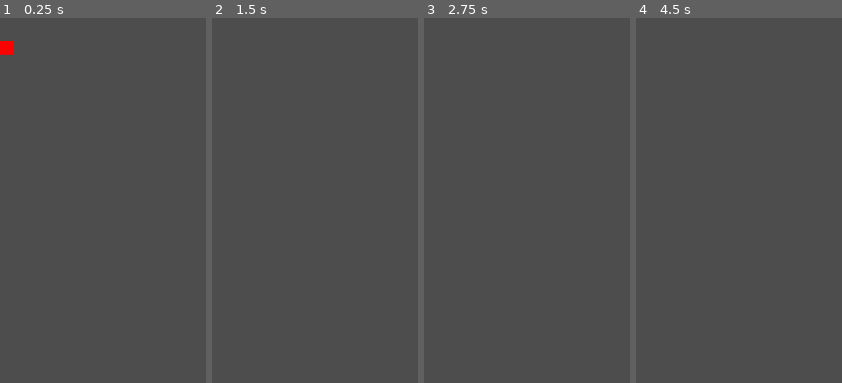
Above: before the commit, frames 1-4 (left to right).
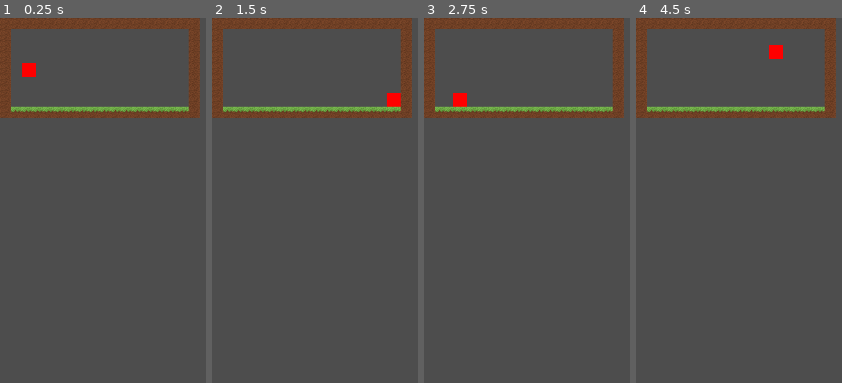
Above: after the commit, the same moments.

Repository: comedy01/blockgame
Game: Godot game, scene res://main.tscn
The game is run twice, just before and just after one commit, with the same random seed, the same clock (stepped at 60 frames per second) and the same inputs.
Inputs:
- Up to frame 1 (0.25 s): no input
- Up to frame 2 (1.5 s): tap Enter (ui_accept) at 0.5, 0.77 s; hold Right (ui_right) from 0.53 s (still down)
- Up to frame 3 (2.75 s): tap Enter (ui_accept) at 1.52 s; release Right (ui_right) at 2.03 s; hold Left (ui_left) from 2.03 s (still down)
- Up to frame 4 (4.5 s): release Left (ui_left) at 2.78 s; hold Right (ui_right) 2.78-4.28 s; tap Enter (ui_accept) at 3.02, 3.77, 4.25 s; hold Left (ui_left) from 4.28 s (still down)

The runs differ from the first frame. In frame 1, 8.5% of the frame differs, in the area x 0-98%, y 0-28%; in frame 2, 8.4%; in frame 3, 8.4%; in frame 4, 8.4%.

Commit message:
added tileset and tilemap

Diff:
--- a/main.tscn
+++ b/main.tscn
@@ -1,8 +1,50 @@
-[gd_scene load_steps=2 format=3 uid="uid://cljo3v1xi128a"]
+[gd_scene load_steps=5 format=3 uid="uid://cljo3v1xi128a"]
 
 [ext_resource type="PackedScene" uid="uid://vb3pn4biopt0" path="res://Player.tscn" id="1_ldb78"]
+[ext_resource type="Texture2D" uid="uid://1w5pmardxtlp" path="res://tileset.png" id="2_yxflm"]
+
+[sub_resource type="TileSetAtlasSource" id="TileSetAtlasSource_r5xb0"]
+texture = ExtResource("2_yxflm")
+0:0/0 = 0
+0:0/0/physics_layer_0/linear_velocity = Vector2(0, 0)
+0:0/0/physics_layer_0/angular_velocity = 0.0
+0:0/0/physics_layer_0/polygon_0/points = PackedVector2Array(-8, -8, 8, -8, 8, 8, -8, 8)
+1:0/0 = 0
+1:0/0/physics_layer_0/linear_velocity = Vector2(0, 0)
+1:0/0/physics_layer_0/angular_velocity = 0.0
+1:0/0/physics_layer_0/polygon_0/points = PackedVector2Array(-8, -8, 8, -8, 8, 8, -8, 8)
+2:0/0 = 0
+2:0/0/physics_layer_0/linear_velocity = Vector2(0, 0)
+2:0/0/physics_layer_0/angular_velocity = 0.0
+2:0/0/physics_layer_0/polygon_0/points = PackedVector2Array(-8, -8, 8, -8, 8, 8, -8, 8)
+3:0/0 = 0
+3:0/0/physics_layer_0/linear_velocity = Vector2(0, 0)
+3:0/0/physics_layer_0/angular_velocity = 0.0
+3:0/0/physics_layer_0/polygon_0/points = PackedVector2Array(-8, -8, 8, -8, 8, 8, -8, 8)
+4:0/0 = 0
+4:0/0/physics_layer_0/linear_velocity = Vector2(0, 0)
+4:0/0/physics_layer_0/angular_velocity = 0.0
+4:0/0/physics_layer_0/polygon_0/points = PackedVector2Array(-8, -8, 8, -8, 8, 8, -8, 8)
+5:0/0 = 0
+5:0/0/physics_layer_0/linear_velocity = Vector2(0, 0)
+5:0/0/physics_layer_0/angular_velocity = 0.0
+5:0/0/physics_layer_0/polygon_0/points = PackedVector2Array(-8, -8, 8, -8, 8, 8, -8, 8)
+9:0/0 = 0
+9:0/0/physics_layer_0/linear_velocity = Vector2(0, 0)
+9:0/0/physics_layer_0/angular_velocity = 0.0
+
+[sub_resource type="TileSet" id="TileSet_coyn0"]
+physics_layer_0/collision_layer = 1
+sources/0 = SubResource("TileSetAtlasSource_r5xb0")
 
 [node name="Node" type="Node"]
 
 [node name="CharacterBody2D" parent="." instance=ExtResource("1_ldb78")]
-position = Vector2(10, 10)
+position = Vector2(42, 42)
+
+[node name="TileMap" type="TileMap" parent="."]
+texture_filter = 1
+position = Vector2(32, 32)
+tile_set = SubResource("TileSet_coyn0")
+format = 2
+layer_0/tile_data = PackedInt32Array(393216, 0, 0, 393217, 0, 0, 393218, 0, 0, 393219, 0, 0, 393220, 0, 0, 393221, 0, 0, 393222, 0, 0, 393223, 0, 0, 393224, 0, 0, 393225, 0, 0, 393226, 0, 0, 393227, 0, 0, 458751, 0, 0, 458750, 65536, 0, 393214, 65536, 0, 327678, 65536, 0, 262142, 65536, 0, 196606, 65536, 0, 131070, 65536, 0, 65534, 65536, 0, -2, 65536, 0, -65538, 65536, 0, -65537, 65536, 0, -131072, 65536, 0, -131071, 65536, 0, -131070, 65536, 0, -131069, 65536, 0, -131068, 65536, 0, -131067, 65536, 0, -131066, 65536, 0, -131065, 65536, 0, -131064, 65536, 0, -131063, 65536, 0, -131062, 65536, 0, -131061, 65536, 0, -131060, 65536, 0, -131059, 65536, 0, -131058, 65536, 0, -131057, 65536, 0, -65521, 65536, 0, 15, 65536, 0, 65551, 65536, 0, 131087, 65536, 0, 196623, 65536, 0, 262159, 65536, 0, 327695, 65536, 0, 393228, 0, 0, 393229, 0, 0, 393230, 0, 0, 393231, 65536, 0)
Binary file added: tileset.png
Not shown, added: tileset.png.import
